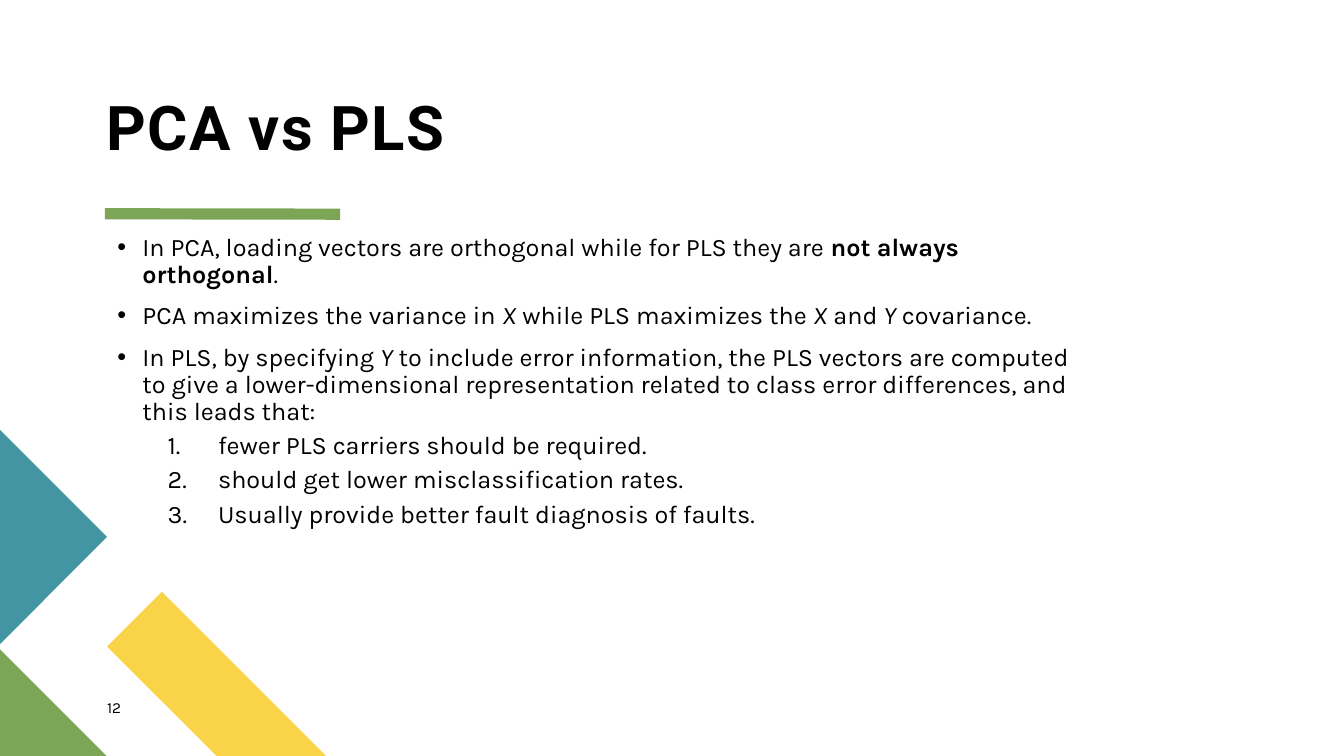
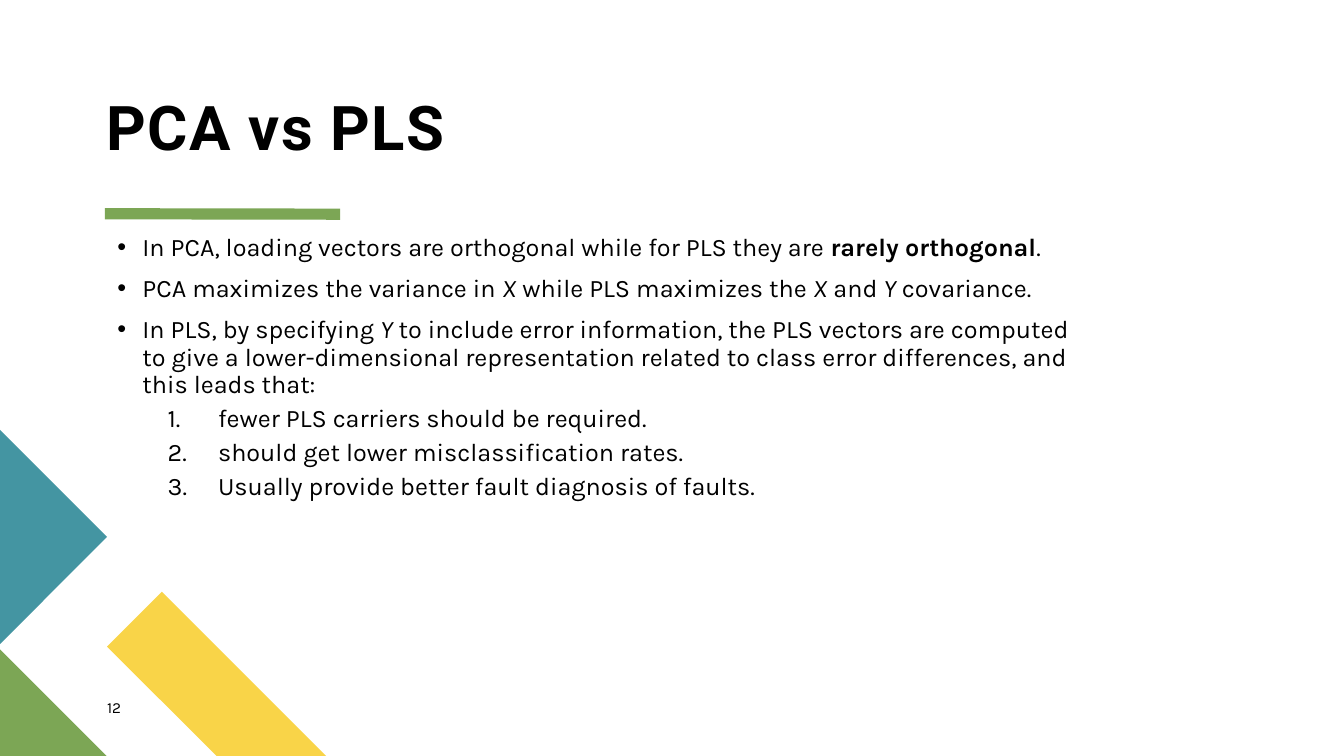
Before and after one commit to nicola98zambelli/PLS-for-fault-detection, a slide deck: slide 12 of Doc/PLS_ALES.pptx. Drawn at 1344x756 pixels with LibreOffice and Linux fonts; fonts in the diff are those of the drawing. Boxes give left, top, right and bottom in pixels: in the first picture for what was removed or moved away, otherwise in the second. Text is boxed around its words. In the diff, an @@ line names an element or a change of style, - is before the commit and + after.

```diff
--- a/Doc/PLS_ALES.pptx
+++ b/Doc/PLS_ALES.pptx
@@ text at bbox=[142, 238, 1041, 262]: text changed @@
-• In PCA, loading vectors are orthogonal while for PLS they are not always orthogonal.
+• In PCA, loading vectors are orthogonal while for PLS they are rarely orthogonal.
```
Also in this commit, not shown: 5 other slides changed, 1 other file.
